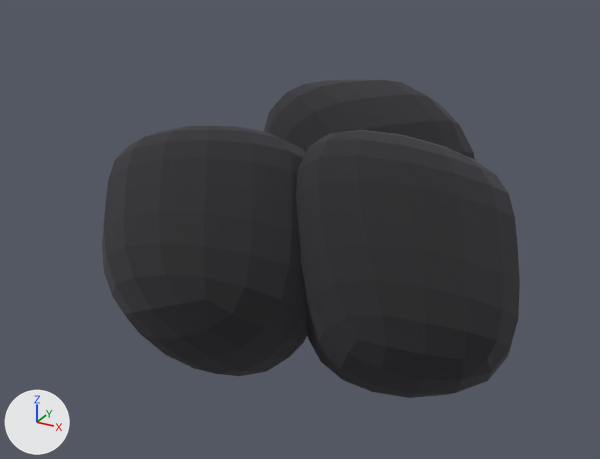
Two versions of the Blender file Models/Coal.blend, one commit apart.
One viewpoint serves both versions: a 50 mm camera at (2.14, -5.66, 2.89) aimed at (-1.26, 0.53, -0.21). The axes (+X, +Y, +Z) are drawn at lower left. The lights are the same throughout. The first picture is the older version.
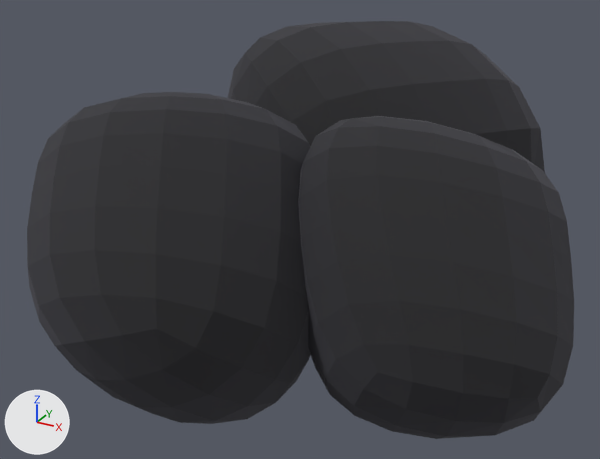
Diff of the bpy script that builds the scene:
```diff
--- a/Models/Coal.blend.py
+++ b/Models/Coal.blend.py
@@ ob_cube @@
 ob_cube = bpy.data.objects.new('Cube', me_cube_001)
-ob_cube.location = (-0.037, -0.018, -0.078)
+ob_cube.location = (0.227, -0.136, -0.089)
 ob_cube.rotation_euler = (0.683, 0.0288, -2.696)  # degrees (39, 1.7, -154)
-ob_cube.scale = (1.0, 1.0, 1.22)
+ob_cube.scale = (1.17, 1.17, 1.43)
 _m = ob_cube.modifiers.new('Subdivision', 'SUBSURF')
@@ ob_cube_001 @@
 ob_cube_001 = bpy.data.objects.new('Cube.001', me_cube_002)
-ob_cube_001.location = (-1.233, 1.663, 0.0)
+ob_cube_001.location = (-1.323, 2.041, 0.013)
 ob_cube_001.rotation_euler = (1.742, 1.209, 2.751)  # degrees (100, 69, 158)
-ob_cube_001.scale = (1.0, 1.0, 1.22)
+ob_cube_001.scale = (1.53, 1.53, 1.87)
 _m = ob_cube_001.modifiers.new('Subdivision', 'SUBSURF')
@@ ob_cube_002 @@
 ob_cube_002 = bpy.data.objects.new('Cube.002', me_cube_003)
-ob_cube_002.location = (-1.52, -0.495, -0.051)
+ob_cube_002.location = (-1.694, -0.755, -0.053)
 ob_cube_002.rotation_euler = (0.741, 0.578, 3.116)  # degrees (42, 33, 179)
-ob_cube_002.scale = (1.0, 1.0, 1.22)
+ob_cube_002.scale = (1.3, 1.3, 1.58)
 _m = ob_cube_002.modifiers.new('Subdivision', 'SUBSURF')
```

Pixel boxes (x1, y1, x2, y2) of what changed, in the pictures (600 x 459 px):
'Cube.002', moved, rescaled (38% wider, 33% taller)
    before: (102, 126, 308, 376)
    after: (27, 92, 311, 424)
'Cube', moved, rescaled (23% wider, 20% taller)
    before: (296, 130, 520, 398)
    after: (298, 116, 574, 439)
'Cube.001', moved, rescaled
    before: (264, 80, 475, 160)
    after: (228, 21, 545, 173)
